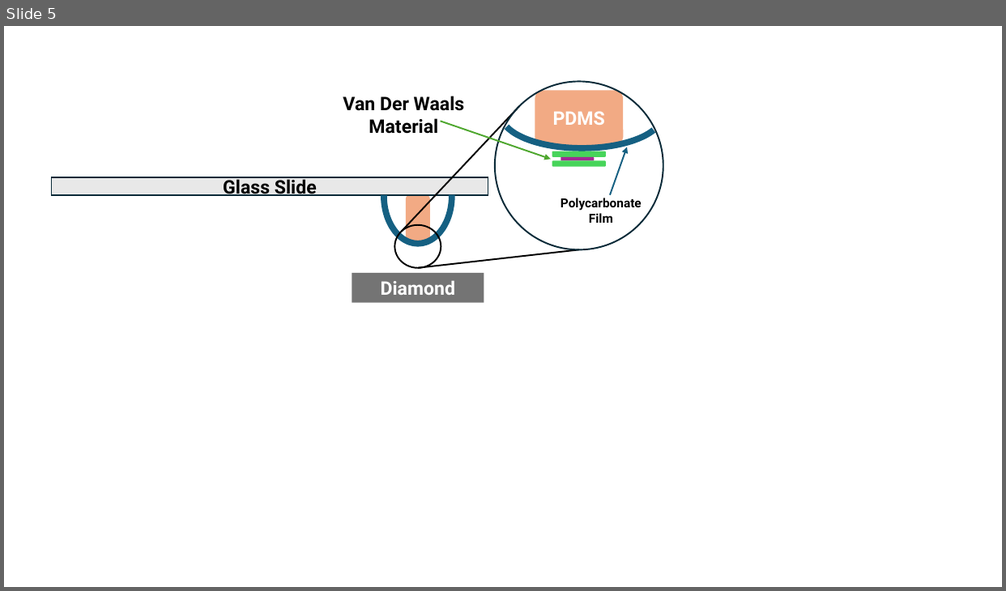
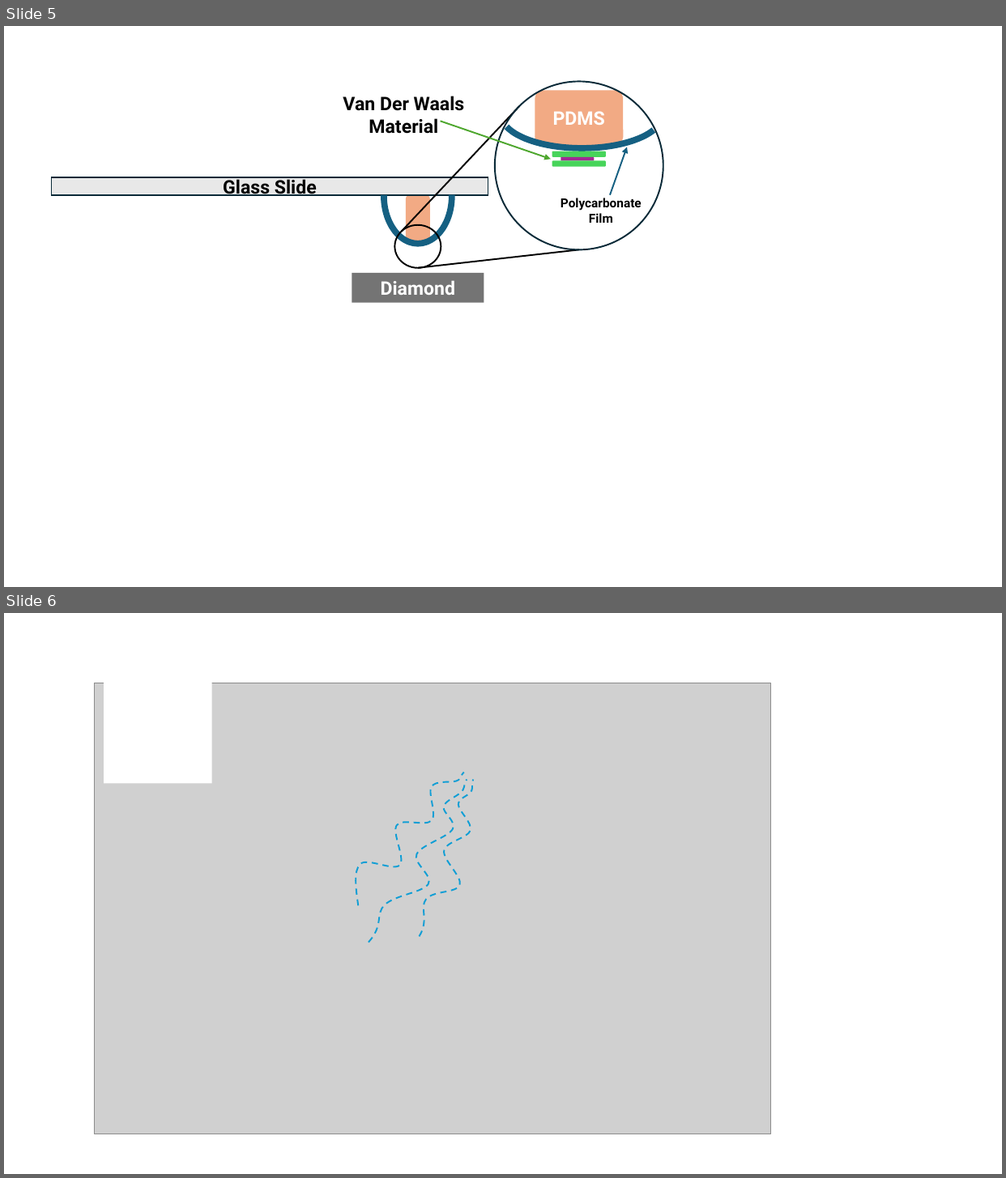
Before and after one commit to jmahlers/ATC, a slide deck: Pictograms.pptx. Shown one above the other, each under a label of ours: slide 5 before the commit, slides 5 and 6 after it. The pictures are 1006x591 and 1006x1178 pixels, drawn with LibreOffice and Linux fonts; fonts in the diff are those of the drawing; grey boxes stand for pictures. Boxes give left, top, right and bottom in pixels: in the first picture for what was removed or moved away, otherwise in the second. Text is boxed around its words. In the diff, an @@ line names an element or a change of style, - is before the commit and + after.

```diff
--- a/Pictograms.pptx
+++ b/Pictograms.pptx
@@ slide 6 added at (4,613,1002,1174), background #FFFFFF @@
@@ picture added at (94,683,770,1134) @@
@@ rectangle added at (104,667,212,784), fill #FFFFFF @@
@@ freeform shape added at (322,779,513,943), outline #0F9ED5 1.5 pt dashed @@
@@ freeform shape added at (356,773,464,905), outline #0F9ED5 1.5 pt dashed @@
@@ freeform shape added at (364,780,528,937), outline #0F9ED5 1.5 pt dashed @@
```
Also in this commit, not shown: 1 slide removed, 33 other files.
